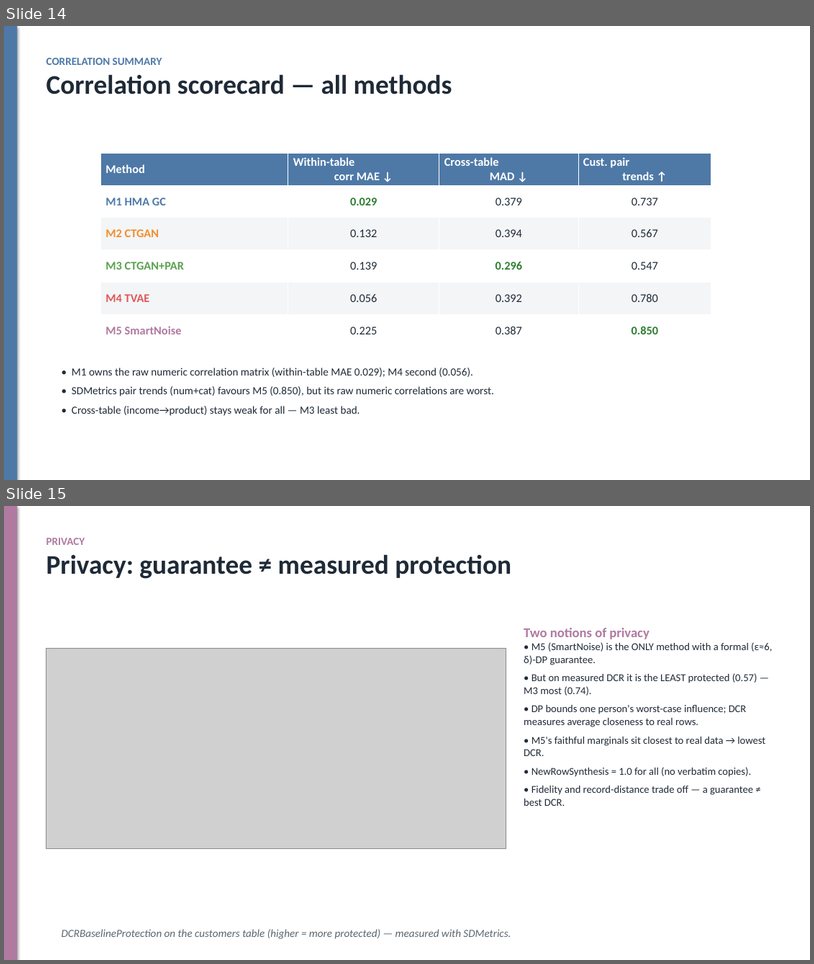
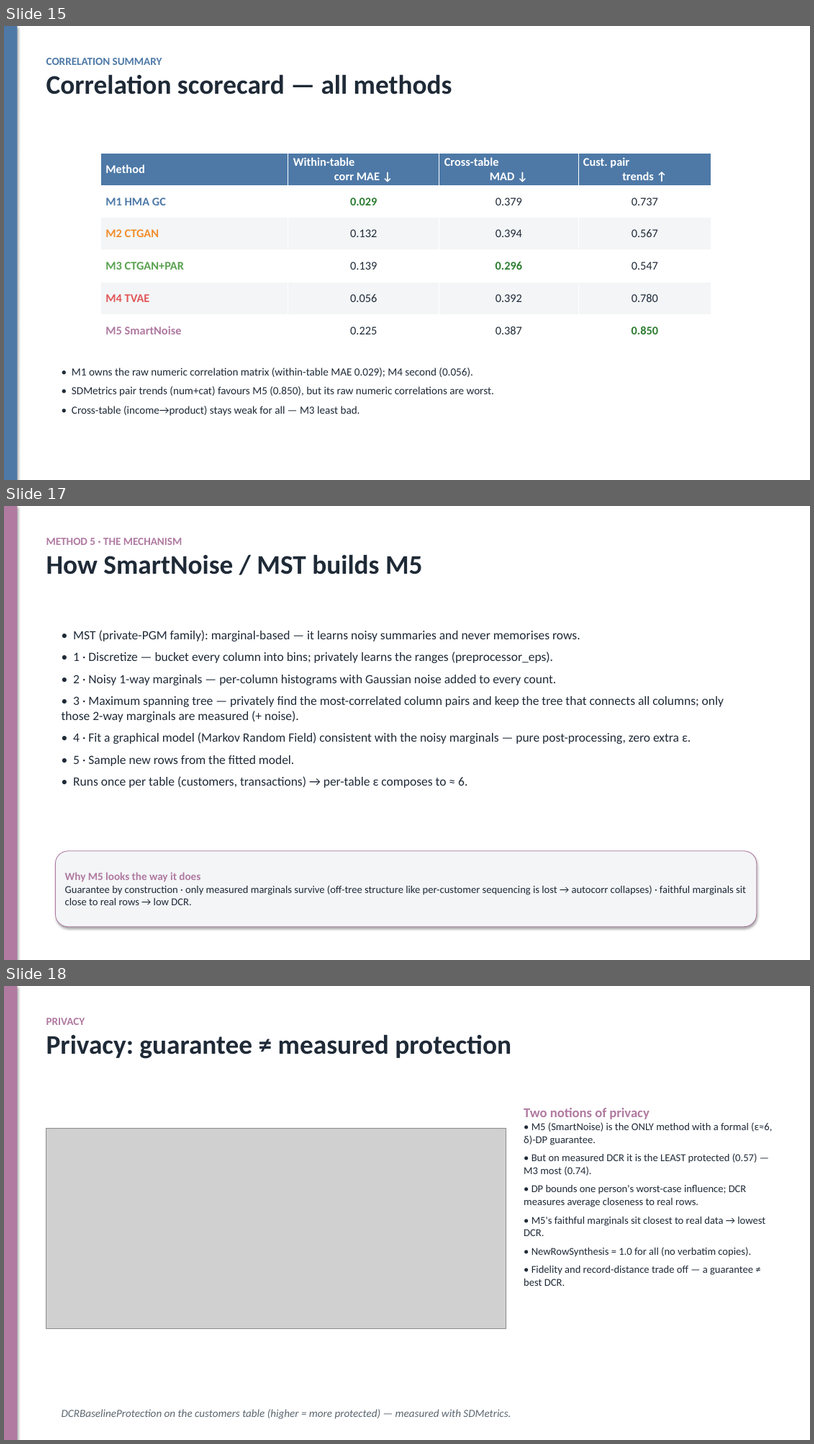
Before and after one commit to dylanwang2111/synthetic_data_gen, a slide deck: slides.pptx. Shown one above the other, each under a label of ours: slides 14 and 15 before the commit, slides 15, 17 and 18 after it; the slides between them are not shown. The pictures are 814x964 and 814x1444 pixels, drawn with LibreOffice and Linux fonts; fonts in the diff are those of the drawing; grey boxes stand for pictures. Boxes give left, top, right and bottom in pixels: in the first picture for what was removed or moved away, otherwise in the second. Text is boxed around its words. In the diff, an @@ line names an element or a change of style, - is before the commit and + after.

Commit message:
Add bootstrap CI metrics, DP/MST explainer slides, and quality-report slide
- metrics_extended.py: customer-level bootstrap (resample + relabel keys),
  bootstrap_compare_methods with shared real draws (common random numbers),
  median + 95% percentile CIs, format_ci_table helper
- run_bootstrap.py: full 5-method bootstrap runner -> reports/ + forest plot
- quality_report_fig.py: SDMetrics QualityReport breakdown grouped-bar figure
- slides: 'How differential privacy works', 'How SmartNoise/MST builds M5',
  and 'SDMetrics Quality Report' showcase (22 slides total)
- gitignore Office lock files and run logs

```diff
--- a/slides.pptx
+++ b/slides.pptx
@@ slide 17 added at [4,506,810,960], background #FFFFFF @@
@@ rectangle added at [4,506,17,960], fill #B07AA1 @@
@@ text added at [46,538,423,574], 32 pt, text #1F2A37, bold @@
+METHOD 5 · THE MECHANISM
+How SmartNoise / MST builds M5
@@ text added at [62,630,724,788], 15 pt, text #1F2A37 @@
+• MST (private-PGM family): marginal-based — it learns noisy summaries and never memorises rows.
+• 1 · Discretize — bucket every column into bins; privately learns the ranges (preprocessor_eps).
+• 2 · Noisy 1-way marginals — per-column histograms with Gaussian noise added to every count.
+• 3 · Maximum spanning tree — privately find the most-correlated column pairs and keep the tree that connects all columns; only those 2-way marginals are measured (+ noise).
+• 4 · Fit a graphical model (Markov Random Field) consistent with the noisy marginals — pure post-processing, zero extra ε.
+• 5 · Sample new rows from the fitted model.
+• Runs once per table (customers, transactions) → per-table ε composes to ≈ 6.
@@ rounded rectangle added at [55,851,757,926], fill #F3F5F7, outline #B07AA1 0.75 pt, 12.5 pt, text #1F2A37 @@
+Why M5 looks the way it does
+Guarantee by construction · only measured marginals survive (off-tree structure like per-customer sequencing is lost → autocorr collapses) · faithful marginals sit close to real rows → low DCR.
@@ what was slide 14 is now slide 15 @@
@@ what was slide 15 is now slide 18 @@
```
Also in this commit, not shown: 2 other slides added, 8 other files.
